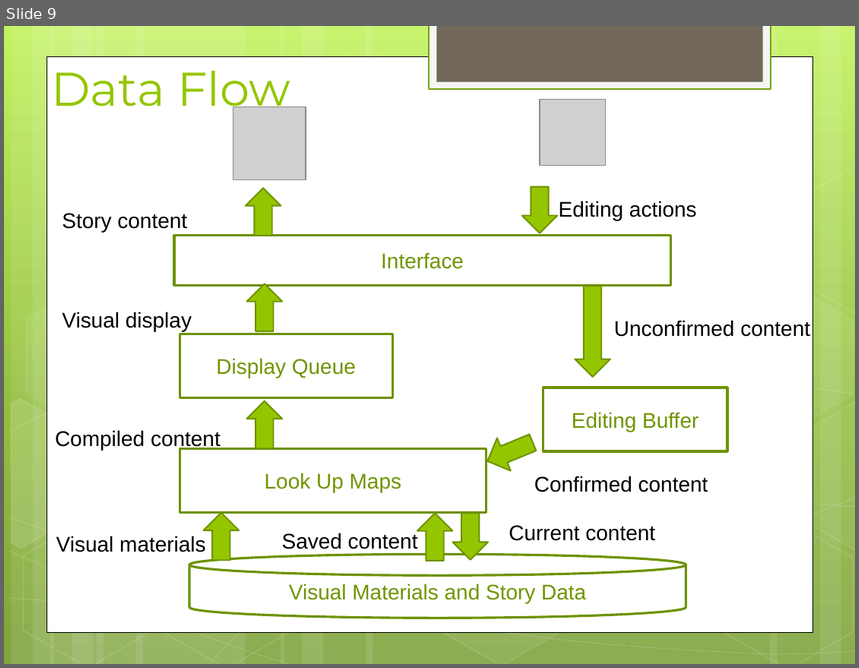
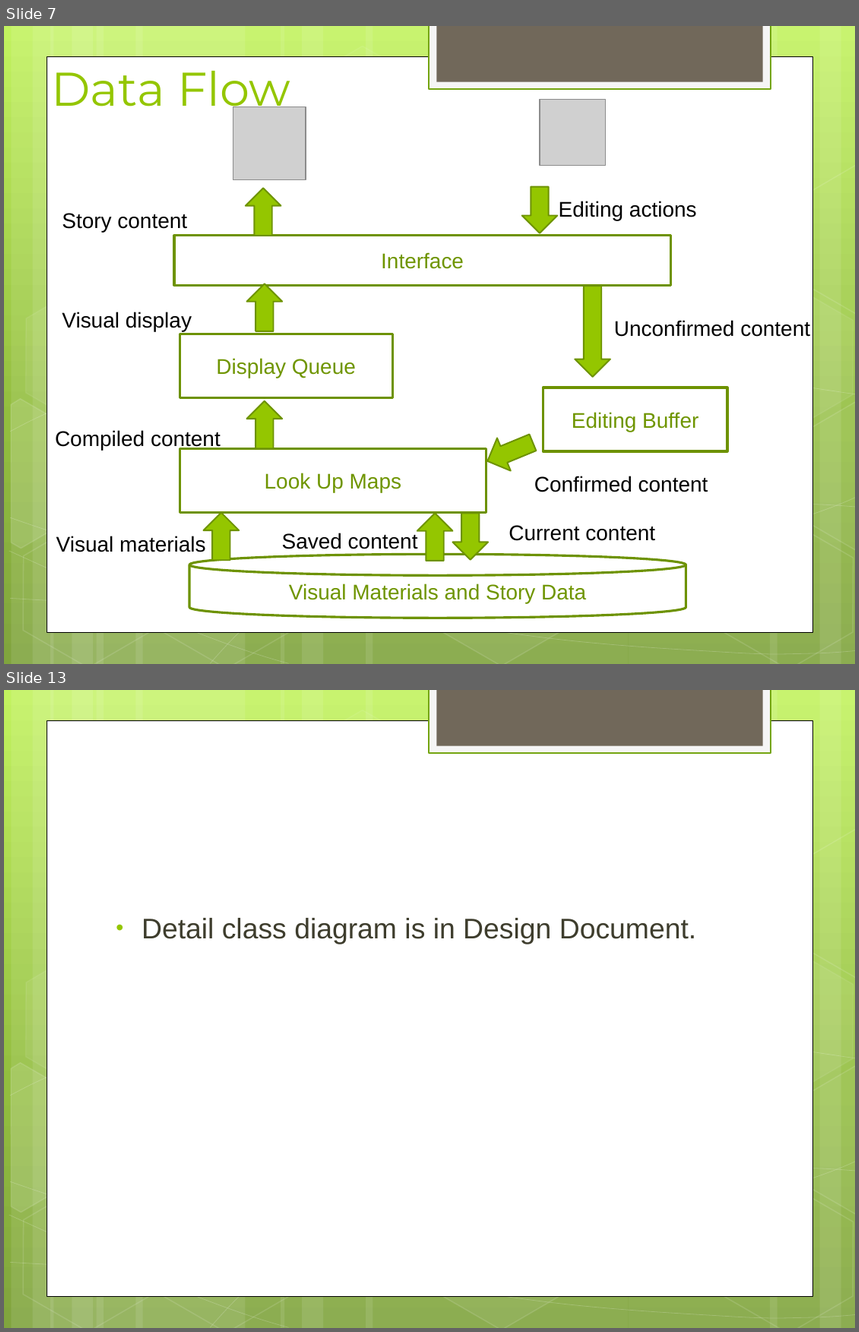
Before and after one commit to RimiChen/2016_V_SET, a slide deck: V-SET_v2_Final_Project.pptx. Shown one above the other, each under a label of ours: slide 9 before the commit, slides 7 and 13 after it; the slides between them are not shown. The pictures are 859x668 and 859x1332 pixels, drawn with LibreOffice and Linux fonts; fonts in the diff are those of the drawing; grey boxes stand for pictures. Boxes give left, top, right and bottom in pixels: in the first picture for what was removed or moved away, otherwise in the second. Text is boxed around its words. In the diff, an @@ line names an element or a change of style, - is before the commit and + after.

```diff
--- a/V-SET_v2_Final_Project.pptx
+++ b/V-SET_v2_Final_Project.pptx
@@ slide 13 added at (x1=4, y1=690, x2=855, y2=1328), background gradient #C3F35F to #93BF3F to #81A53E; not listed: 31 template elements that a slide beside it also shows @@
@@ text added at (x1=142, y1=918, x2=696, y2=945), 24 pt, text #3E3D2D @@
+• Detail class diagram is in Design Document.
@@ what was slide 9 is now slide 7 @@
```
Also in this commit, not shown: 5 slides changed, 6 other slides added, 3 slides removed, 45 other files.
